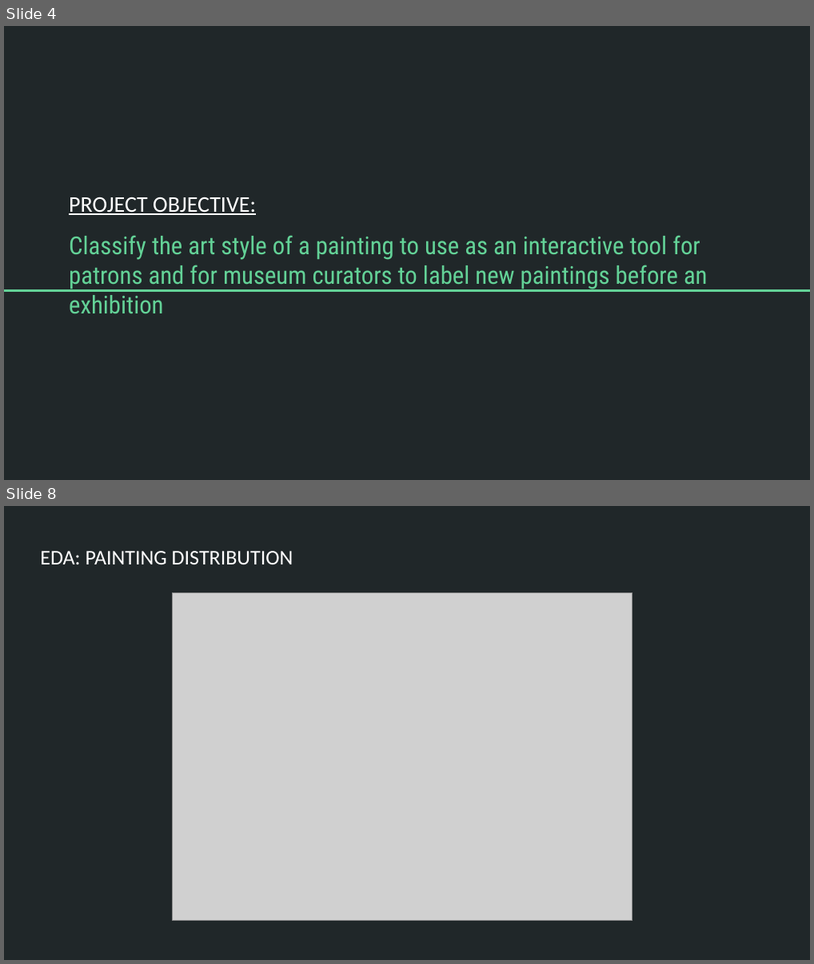
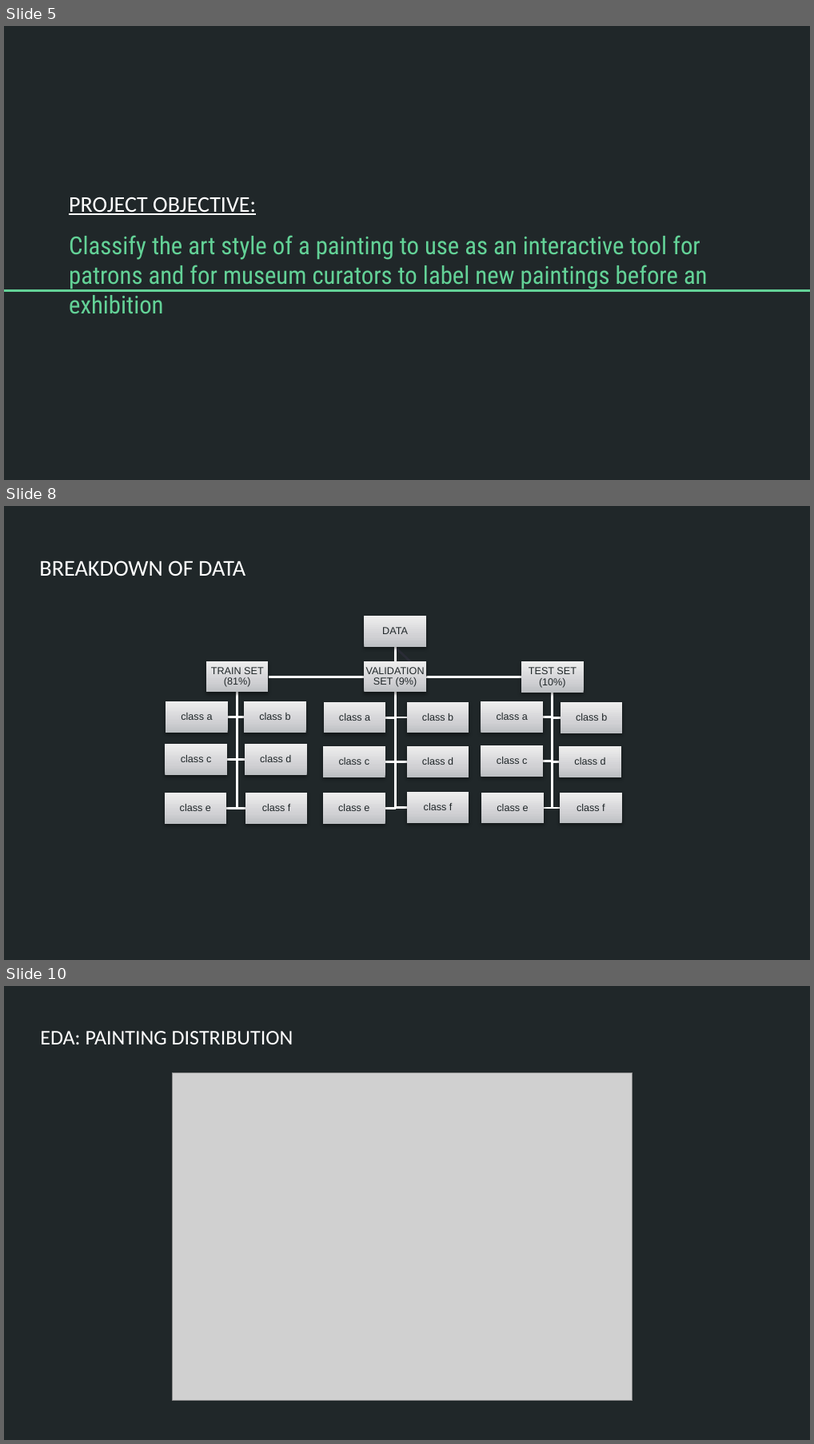
Before and after one commit to justinepicar/Art_Style_Classification, a slide deck: presentation/Art_Classification_ppt.pptx. Shown one above the other, each under a label of ours: slides 4 and 8 before the commit, slides 5, 8 and 10 after it; the slides between them are not shown. The pictures are 814x964 and 814x1444 pixels, drawn with LibreOffice and Linux fonts; fonts in the diff are those of the drawing; grey boxes stand for pictures. Boxes give left, top, right and bottom in pixels: in the first picture for what was removed or moved away, otherwise in the second. Text is boxed around its words. In the diff, an @@ line names an element or a change of style, - is before the commit and + after.

```diff
--- a/presentation/Art_Classification_ppt.pptx
+++ b/presentation/Art_Classification_ppt.pptx
@@ slide 8 added at (x1=4, y1=506, x2=810, y2=960), background #202729 @@
@@ title added at (x1=39, y1=560, x2=246, y2=576), 20.2 pt, text #FFFFFF @@
+BREAKDOWN OF DATA
@@ group added at (x1=165, y1=616, x2=622, y2=823): 22 rectangles, 22 texts, 21 freeform shapes @@
+DATA
+TRAIN SET (81%)
+class a
+class b
+class c
+class d
+class e
+class f
+VALIDATION SET (9%)
+class a
+class b
+class c
+class d
+class e
+class f
+TEST SET (10%)
+class a
+class b
+class c
+class d
+class e
+class f
@@ what was slide 4 is now slide 5 @@
@@ what was slide 8 is now slide 10 @@
```
Also in this commit, not shown: 9 slides changed, 4 other slides added, 7 other files.
